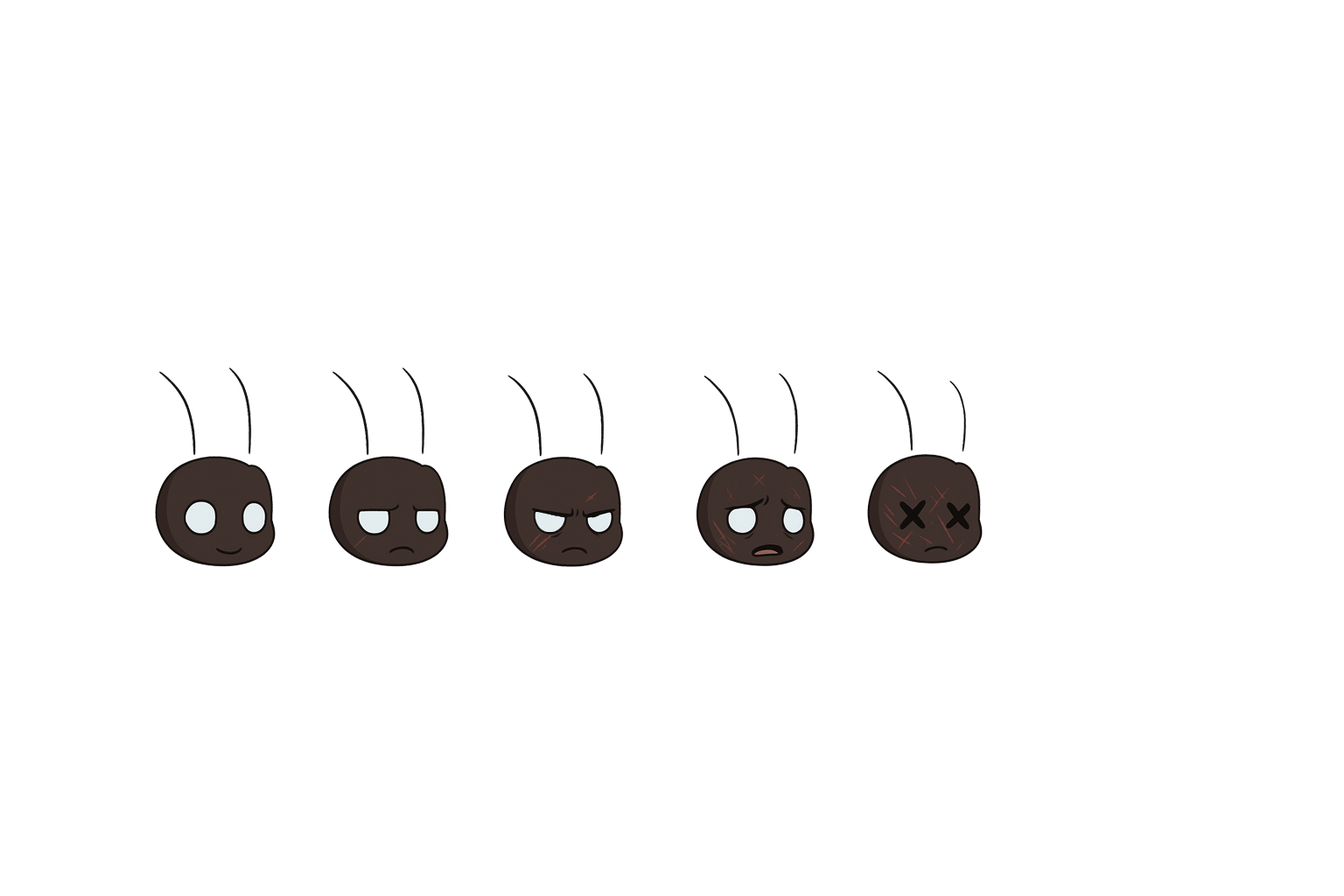
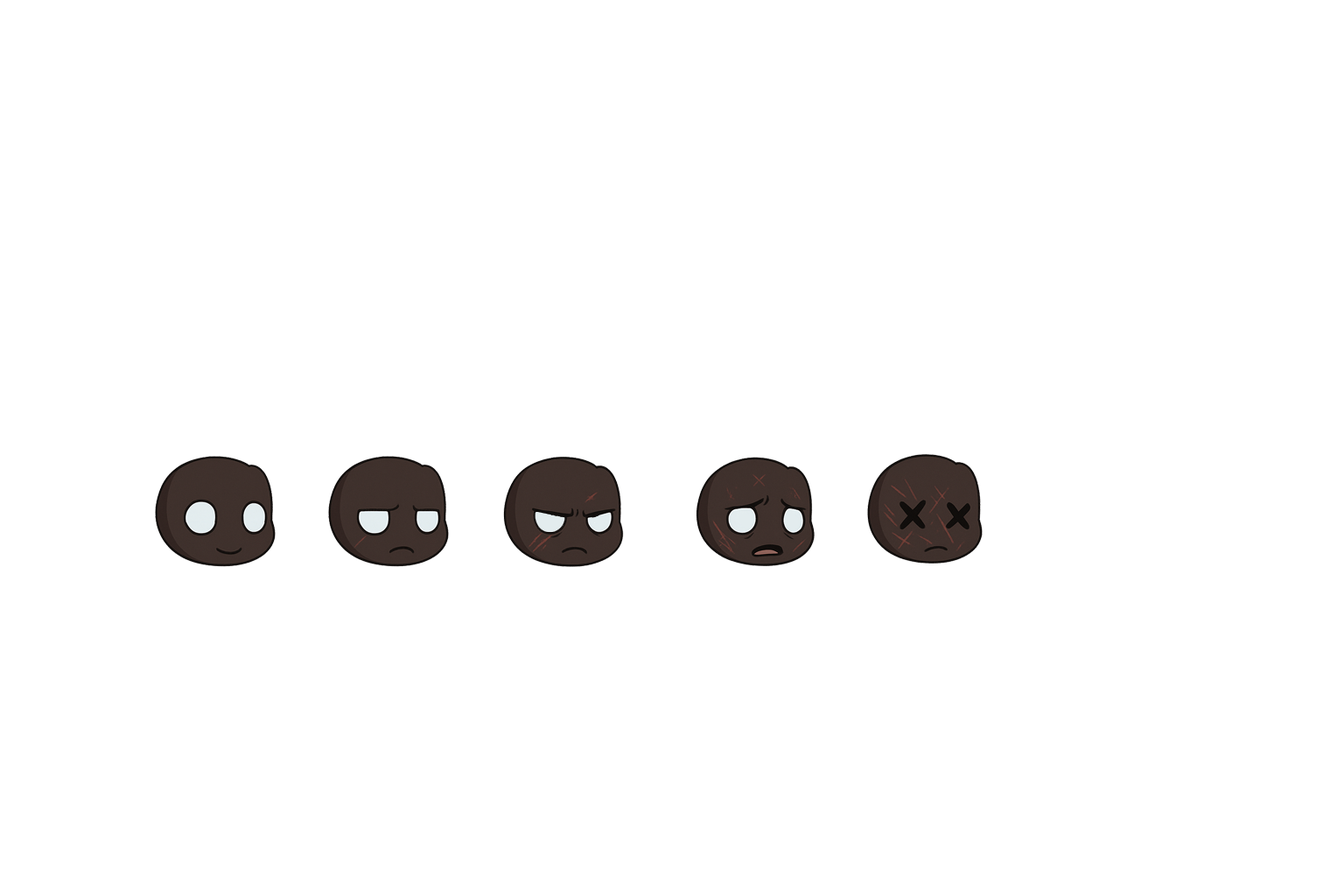
Revision of a layered 1344x896 image; what changed, layer by layer:
painted on "Layer 6" over [left=158, top=367, right=252, bottom=456]
painted on "Layer 0" over [left=331, top=367, right=967, bottom=457]
